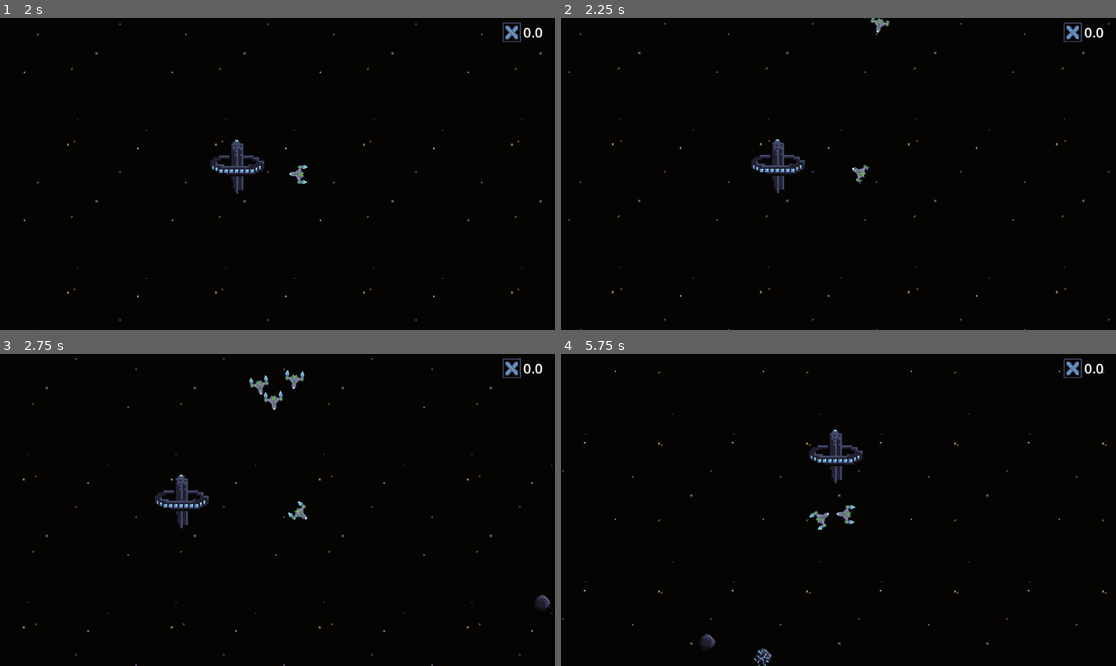
Above: before the commit, frames 1-4 (two rows, left to right).
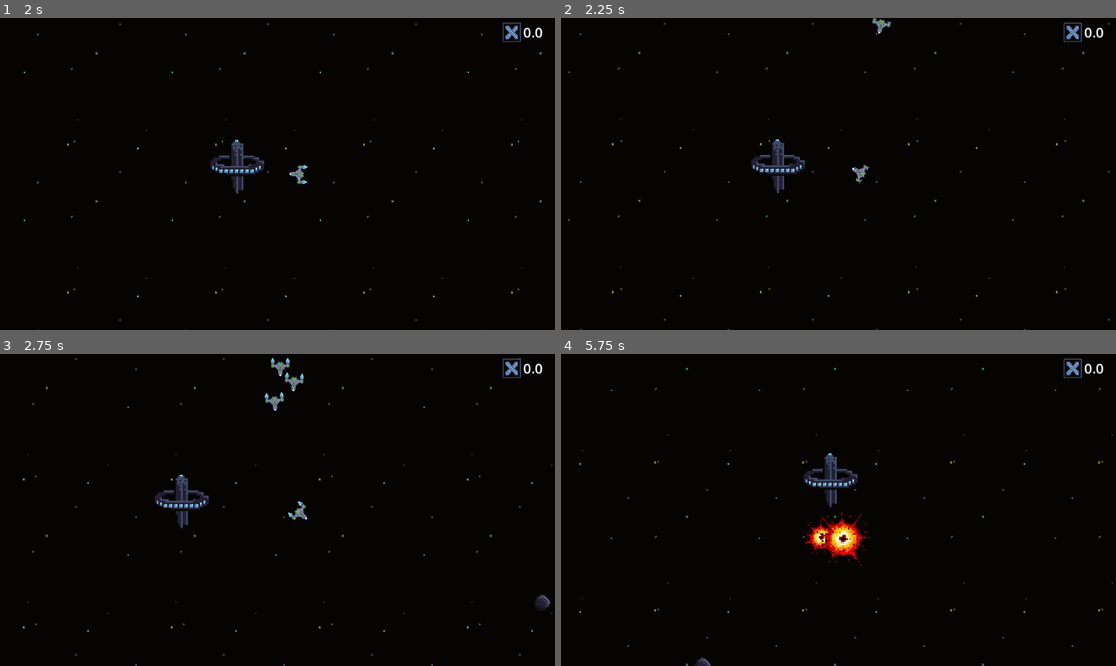
Above: after the commit, the same moments.

Repository: JoshPattman/microjam-034
Game: Godot game, scene res://scenes/game.tscn
Same seed, same stepped clock (60 frames per second), same inputs: the game is played once before the commit and once after it. Sound files missing from this copy of the repository are replaced by a short silence.
Inputs:
- Up to frame 1 (2 s): tap Enter at 0.5 s; hold D (player_right) 0.53-1.28 s; tap Shift (player_boost) at 0.6 s; hold S (player_back) from 1.28 s (still down); tap Ctrl (player_break) at 1.35 s
- Up to frame 2 (2.25 s): release S (player_back) at 2.03 s; hold D (player_right) from 2.03 s (still down); tap E (player_collect) at 2.1 s
- Up to frame 3 (2.75 s): keep holding D (player_right)
- Up to frame 4 (5.75 s): release D (player_right) at 2.78 s; hold W (player_forward) 2.78-3.53 s; tap 2 (player_place_bouncer) at 2.85 s; hold A (player_left) 3.53-5.03 s; tap 1 (player_place_shooter) at 3.6 s; tap Shift (player_boost) at 4.35 s; hold S (player_back) from 5.03 s (still down); hold Ctrl (player_break) from 5.03 s (still down)

Frame 1 is identical in both runs. In frame 2, less than 0.1% of the frame differs, in the area x 54-60%, y 0-6%; in frame 3, 0.4%; in frame 4, 2.7%, in the area x 0-100%, y 4-100%.

Commit message:
black hole placement

Diff:
--- a/godot/scenes/game.tscn
+++ b/godot/scenes/game.tscn
@@ -136,19 +136,7 @@
 [node name="Node" type="Node" parent="."]
 
 [node name="Blackhole" parent="Node" instance=ExtResource("6_p57ef")]
-position = Vector2(2488, -2270)
-
-[node name="Blackhole2" parent="Node" instance=ExtResource("6_p57ef")]
-position = Vector2(3314, -191)
-
-[node name="Blackhole3" parent="Node" instance=ExtResource("6_p57ef")]
-position = Vector2(1626, 1451)
-
-[node name="Blackhole4" parent="Node" instance=ExtResource("6_p57ef")]
-position = Vector2(-1277, 772)
-
-[node name="Blackhole5" parent="Node" instance=ExtResource("6_p57ef")]
-position = Vector2(-1686, -1550)
+position = Vector2(-1, -1113)
 
 [node name="Whitehole" parent="." instance=ExtResource("7_u5sy4")]
-position = Vector2(1183, -936)
+position = Vector2(-8, 1398)
Not shown: 1 places in godot/game_objects/station.tscn that only renumber resources
